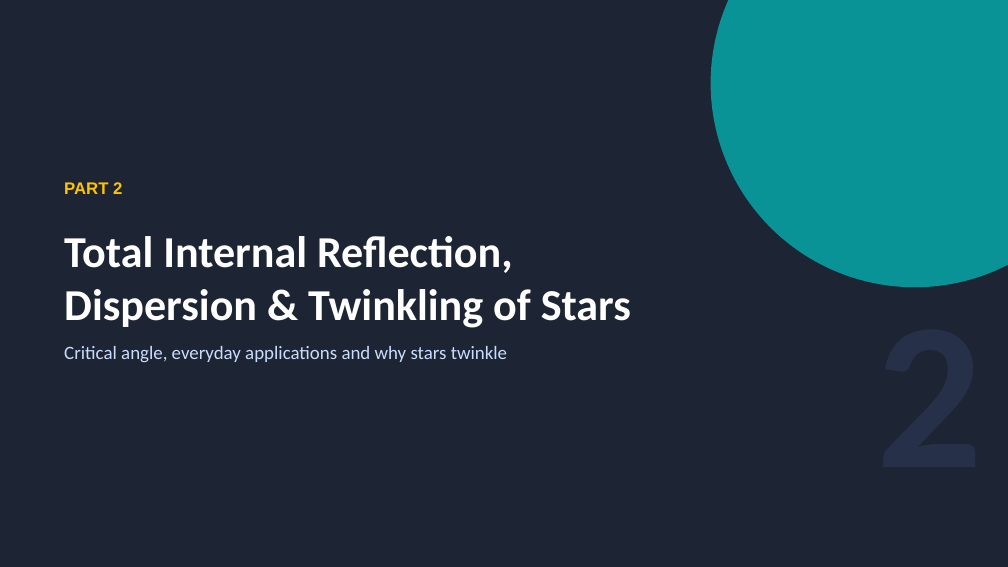
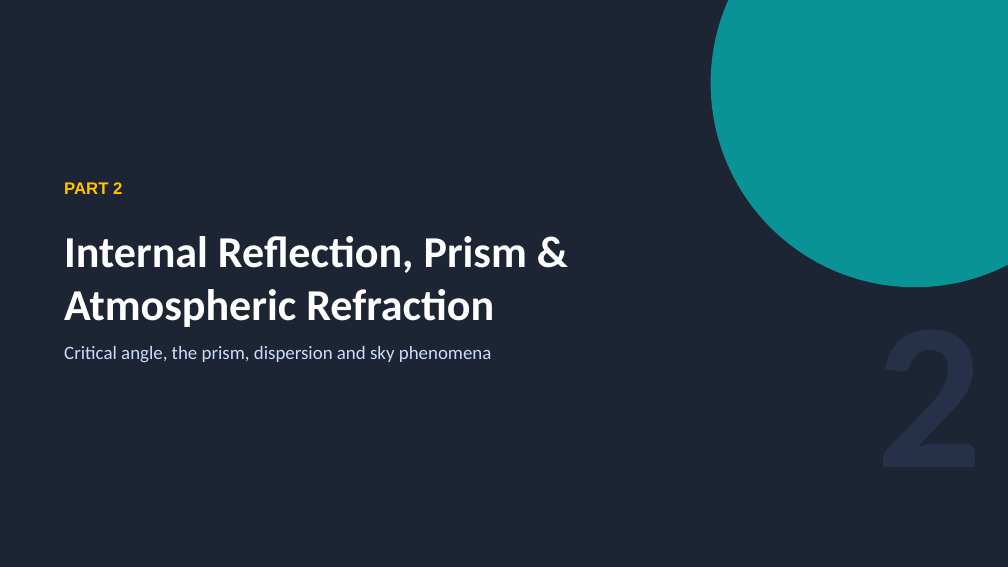
Before and after one commit to parmeshwars2911/MyFirstAR, a slide deck: slide 22 of ppt/MH_Grade10/MH10_S28_Refraction_of_Light.pptx (slide 19 before the commit). Drawn at 1008x567 pixels with LibreOffice and Linux fonts; fonts in the diff are those of the drawing. Boxes give left, top, right and bottom in pixels: in the first picture for what was removed or moved away, otherwise in the second. Text is boxed around its words. In the diff, an @@ line names an element or a change of style, - is before the commit and + after.

```diff
--- a/ppt/MH_Grade10/MH10_S28_Refraction_of_Light.pptx
+++ b/ppt/MH_Grade10/MH10_S28_Refraction_of_Light.pptx
@@ text at bbox=[64, 236, 527, 327]: text changed @@
-Total Internal Reflection, Dispersion & Twinkling of Stars
+Internal Reflection, Prism & Atmospheric Refraction
@@ text at bbox=[64, 346, 492, 363]: text changed @@
-Critical angle, everyday applications and why stars twinkle
+Critical angle, the prism, dispersion and sky phenomena
```
Also in this commit, not shown: 4 other slides changed, 6 slides added, 4 other files.
